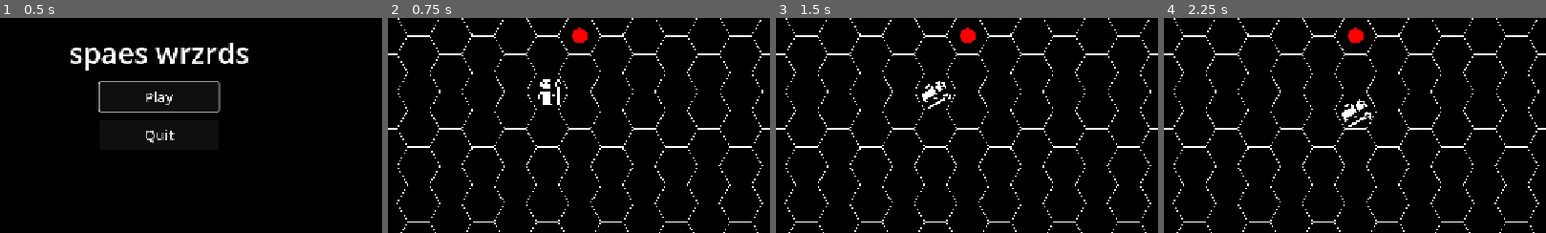
Above: before the commit, frames 1-4 (left to right).
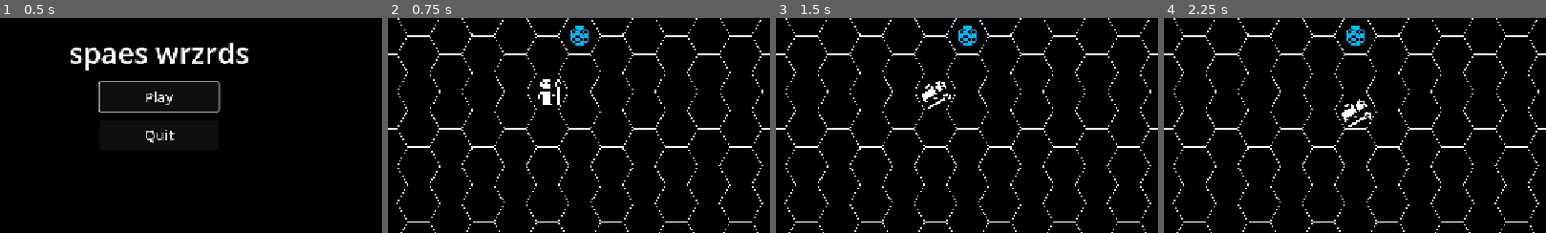
Above: after the commit, the same moments.

Repository: scunningham777/spaes-wrzrds
Game: Godot game, scene res://scenes/main_menu.tscn
Two runs of this game, one before a commit and one after it. Both use one fixed random seed, a clock stepped at 60 frames per second and the inputs below.
Inputs:
- Up to frame 1 (0.5 s): no input
- Up to frame 2 (0.75 s): click "Play" at 0.5 s
- Up to frame 3 (1.5 s): tap Enter (ui_accept) at 1.25 s; hold D (hex_right) from 1.28 s (still down); hold R (extract) from 1.28 s (still down)
- Up to frame 4 (2.25 s): tap Enter (ui_accept) at 1.52, 2 s; release D (hex_right) at 2.03 s; release R (extract) at 2.03 s; hold X (hex_down) from 2.03 s (still down); tap E (hex_ne) at 2.1 s
The pictures show only the part of the screen within x 29-79%, y 33-83%; the shares and areas given below are measured in that part.

Frame 1 is identical in both runs. In frame 2, 0.3% of the frame differs, in the area x 47-53%, y 3-13%; in frame 3, 0.3%; in frame 4, 0.3%.

Commit message:
Draw Planet A with tile (85, 19) instead of a dot
EnterableMarker draws an optional icon texture (falling back to the colored
dot); Planet A uses the blue planet cell from the tile sheet.

Co-Authored-By: Claude Opus 5.5 <noreply@anthropic.com>
Claude-Session: https://claude.ai/code/session_0196C6qponv1cZhsguvue75H

Diff:
--- a/scenes/play.tscn
+++ b/scenes/play.tscn
@@ -7,6 +7,7 @@
 [ext_resource type="Script" path="res://scripts/core/enterable.gd" id="5_enterable"]
 [ext_resource type="PackedScene" path="res://scenes/enter_prompt.tscn" id="6_prompt"]
 [ext_resource type="PackedScene" path="res://scenes/ui/inventory_panel.tscn" id="7_inventory"]
+[ext_resource type="Texture2D" uid="uid://c5vjocj1uk3l1" path="res://art/urizen_onebit_tileset__v1d1_trans.png" id="8_tiles"]
 
 [sub_resource type="Resource" id="Resource_planet_a"]
 script = ExtResource("5_enterable")
@@ -15,6 +16,10 @@
 destination = "planet"
 coord = Vector2i(1, 1)
 color = Color(1, 0, 0, 1)
+
+[sub_resource type="AtlasTexture" id="AtlasTexture_planet_a"]
+atlas = ExtResource("8_tiles")
+region = Rect2(1106, 248, 12, 12)
 
 [node name="Play" type="Node2D" unique_id=1874703422]
 script = ExtResource("1_play")
@@ -28,6 +33,7 @@
 [node name="PlanetA" type="Node2D" parent="HexBoard"]
 script = ExtResource("4_marker")
 enterable = SubResource("Resource_planet_a")
+icon = SubResource("AtlasTexture_planet_a")
 
 [node name="Wizard" parent="HexBoard" unique_id=1532436726 instance=ExtResource("3_wizard")]
 
--- a/scripts/enterable_marker.gd
+++ b/scripts/enterable_marker.gd
@@ -1,10 +1,15 @@
 class_name EnterableMarker
 extends Node2D
 
-# Draws an Enterable as a colored dot on its hex. Must be a child of a HexBoard.
+# Draws an Enterable on its hex: its icon if one is set, otherwise a dot in the Enterable's color.
+# Must be a child of a HexBoard.
 
 @export var enterable: Enterable
-## Dot radius as a fraction of the board's hex size.
+## Picture drawn centered on the hex (e.g. an AtlasTexture cut from the tile sheet).
+@export var icon: Texture2D
+## Icon pixel scale; matches the wizard sprite's.
+@export var icon_scale: float = 4.0
+## Dot radius as a fraction of the board's hex size, when there's no icon.
 @export var dot_scale: float = 0.35
 
 @onready var board: HexBoard = get_parent() as HexBoard
@@ -15,4 +20,8 @@
 
 
 func _draw() -> void:
-	draw_circle(Vector2.ZERO, board.hex_size * dot_scale, enterable.color)
+	if icon != null:
+		var icon_size := icon.get_size() * icon_scale
+		draw_texture_rect(icon, Rect2(-icon_size / 2.0, icon_size), false)
+	else:
+		draw_circle(Vector2.ZERO, board.hex_size * dot_scale, enterable.color)
--- a/tests/smoke_test.gd
+++ b/tests/smoke_test.gd
@@ -463,6 +463,9 @@
 
 	var prompt: CanvasLayer = play.get_node("EnterPrompt")
 	var planet_a: Enterable = (play.get_node("HexBoard/PlanetA") as EnterableMarker).enterable
+	var planet_a_icon := (play.get_node("HexBoard/PlanetA") as EnterableMarker).icon as AtlasTexture
+	_check(planet_a_icon != null and planet_a_icon.region == Rect2(1106, 248, 12, 12),
+		"enter: Planet A drawn with sheet tile (85, 19)")
 	_check(not prompt.is_showing(), "enter: no prompt at start")
 	_press(KEY_ENTER)
 	await process_frame
